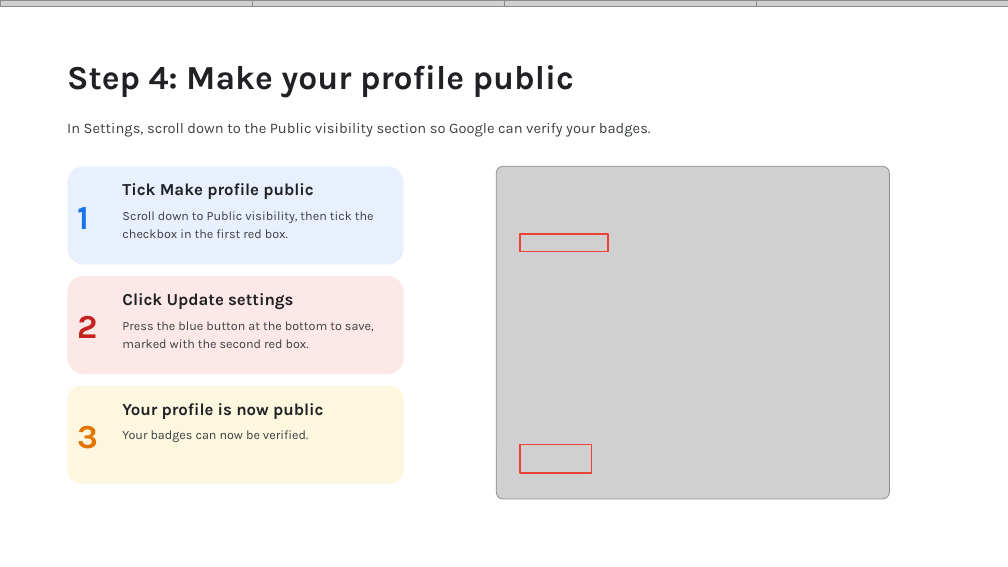
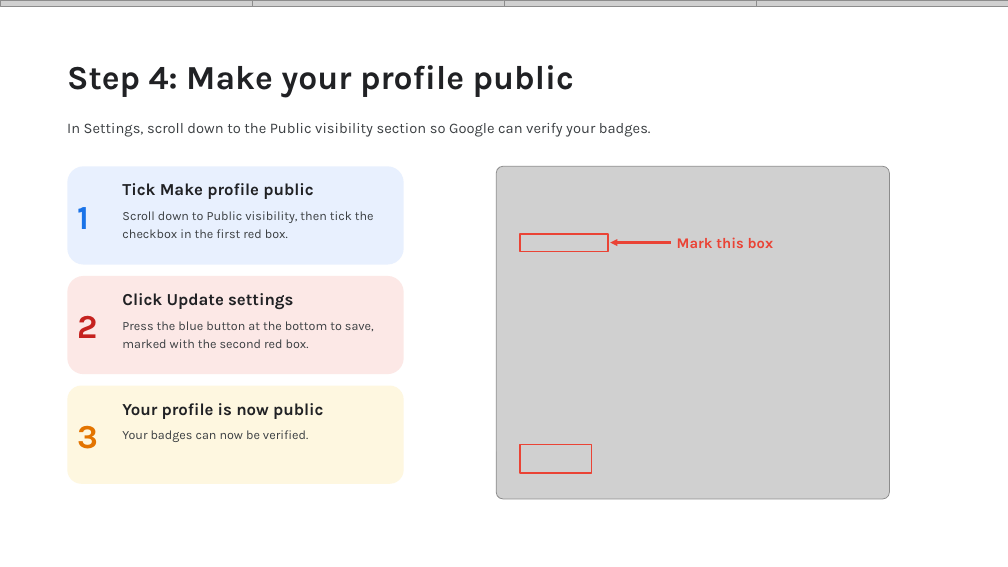
Before and after one commit to Viverun/Realism_Grade, a slide deck: slide 5 of Skill_Boost_Registration_Guide.pptx. Drawn at 1008x567 pixels with LibreOffice and Linux fonts; fonts in the diff are those of the drawing; grey boxes stand for pictures. Boxes give left, top, right and bottom in pixels: in the first picture for what was removed or moved away, otherwise in the second. Text is boxed around its words. In the diff, an @@ line names an element or a change of style, - is before the commit and + after.

```diff
--- a/Skill_Boost_Registration_Guide.pptx
+++ b/Skill_Boost_Registration_Guide.pptx
@@ text added at [677,237,774,248], 14 pt, text #EA4335, bold @@
+Mark this box
@@ arrow added from (671, 243) to (610, 243), #EA4335 2.25 pt @@
```
